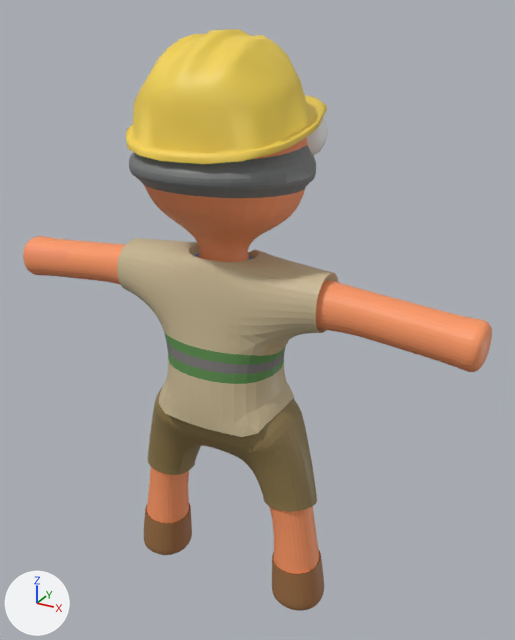
Before and after pictures for a commit that changed the Blender file man.blend.
Both versions are drawn from a 50 mm camera at (3.39, -5.54, 5.95) aimed at (0.18, 0.3, 3.02). Arrows for +X, +Y and +Z are at lower left; the lights stay in place.

The first picture shows 'Bob', 'Sphere', 'helm'.
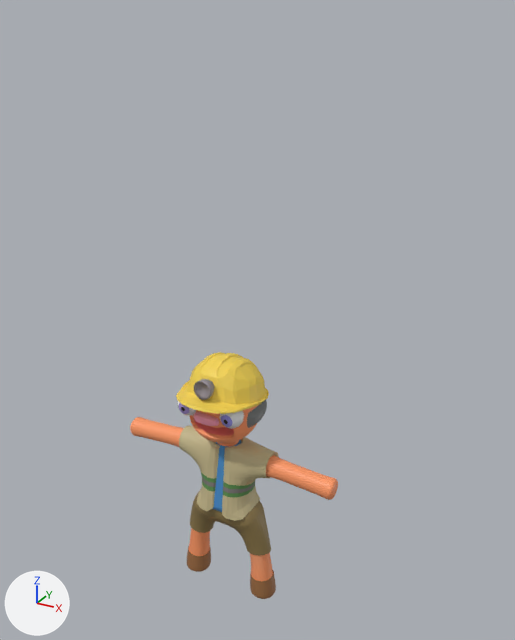
Boxes (x1, y1, x2, y2) around the edits, measured in the pictures (515 x 640 px):
'Bob', moved, turned, rescaled: before (23, 138, 492, 611); after (130, 400, 338, 599)
'helm', shading changed, moved, turned, rescaled: before (126, 29, 327, 164); after (176, 352, 269, 414)
'Sphere', moved, turned, rescaled: before (306, 117, 328, 155); after (178, 401, 244, 429)
'licht', moved, turned, rescaled (not visible before): after (194, 379, 215, 400)

Patch to the scene script:
```diff
--- a/man.blend.py
+++ b/man.blend.py
@@ me_helm @@
 me_helm.from_pydata(...)  # 1361 vertices, 1326 faces; spans x -0.82..0.86, y -0.85..1.07, z 4.48..5.44
 # used by ob_helm; location = (0.0, 0.0, 0.33)
+# me_helm part 1: all faces are now shaded flat (1326 of 1326 changed)
 me_helm.materials.append(mat_material)
@@ ob_bob @@
 ob_bob = bpy.data.objects.new('Bob', me_plane_001)
-ob_bob.location = (0.0, 0.0, 0.33)
+ob_bob.location = (0.03, -0.09, 0.01)
+ob_bob.rotation_euler = (0.0, 0.0, -3.142)  # degrees (0, 0, -180)
+ob_bob.scale = (0.5, 0.5, 0.5)
 _m = ob_bob.modifiers.new('Decimate', 'DECIMATE')
@@ ob_helm @@
 ob_helm = bpy.data.objects.new('helm', me_helm)
-ob_helm.location = (0.0, 0.0, 0.33)
+ob_helm.location = (0.03, -0.09, -0.07)
+ob_helm.rotation_euler = (0.0, 0.0, -3.142)  # degrees (0, 0, -180)
+ob_helm.scale = (0.517, 0.517, 0.517)
 _m = ob_helm.modifiers.new('Decimate', 'DECIMATE')
@@ ob_sphere @@
 ob_sphere = bpy.data.objects.new('Sphere', me_sphere_002)
-ob_sphere.location = (0.49, 0.6, 4.88)
-ob_sphere.rotation_euler = (1.571, 0.0, 0.0)  # degrees (90, 0, 0)
-ob_sphere.scale = (0.239, 0.239, 0.239)
+ob_sphere.location = (-0.22, -0.39, 2.28)
+ob_sphere.rotation_euler = (1.571, 0.0, -3.142)  # degrees (90, 0, -180)
+ob_sphere.scale = (0.119, 0.119, 0.119)
```
